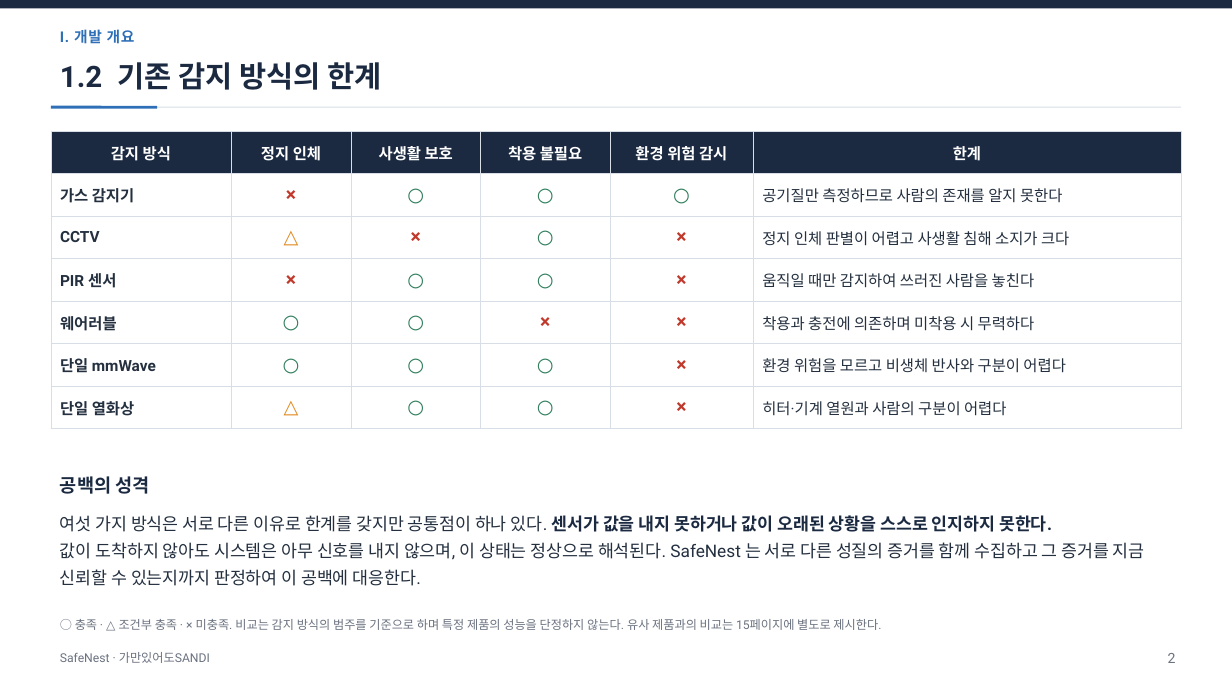
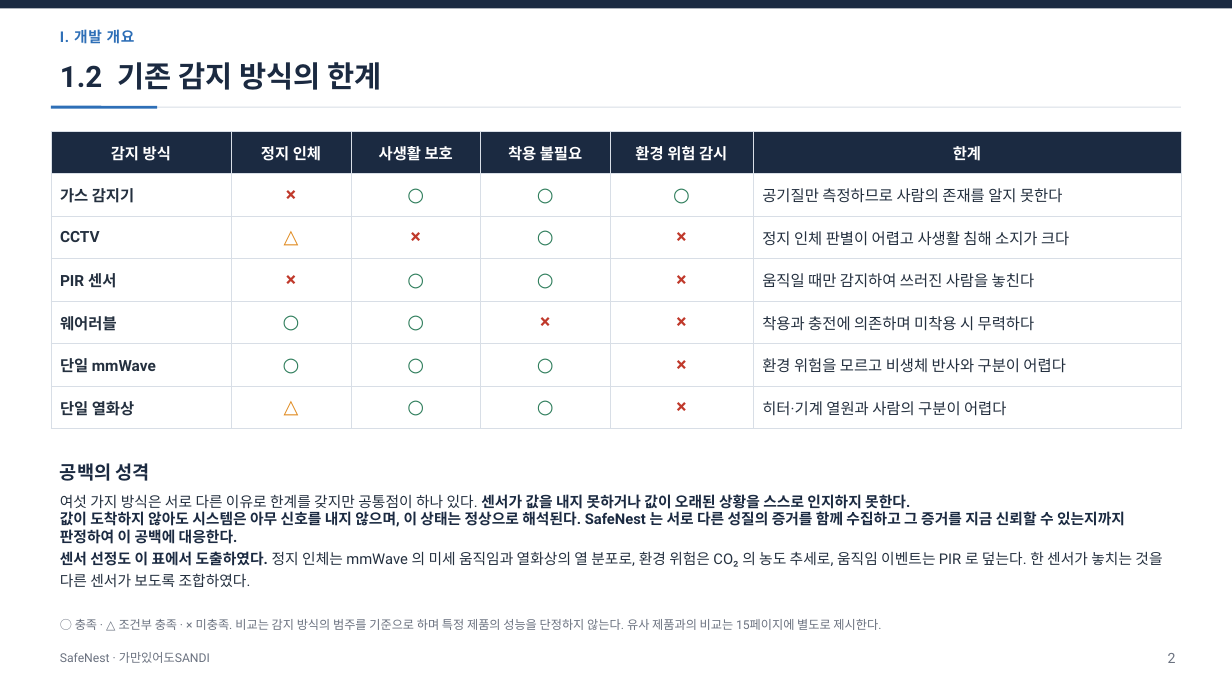
Before and after one commit to jinsu1011/safenest-embedded-competition, a slide deck: slide 3 of final-report/2026ESWContest_자유공모_가만있어도SANDI_개발완료보고서.pptx. Drawn at 1232x693 pixels with LibreOffice and Linux fonts; fonts in the diff are those of the drawing. Boxes give left, top, right and bottom in pixels: in the first picture for what was removed or moved away, otherwise in the second. Text is boxed around its words. In the diff, an @@ line names an element or a change of style, - is before the commit and + after.

```diff
--- a/final-report/2026ESWContest_자유공모_가만있어도SANDI_개발완료보고서.pptx
+++ b/final-report/2026ESWContest_자유공모_가만있어도SANDI_개발완료보고서.pptx
@@ text "공백의 성격" moved from (x1=60, y1=476, x2=150, y2=494) to (x1=60, y1=463, x2=150, y2=481) @@
@@ text at (x1=60, y1=494, x2=1162, y2=587): text changed; size 13.5 to 11.5 pt @@
-여섯 가지 방식은 서로 다른 이유로 한계를 갖지만 공통점이 하나 있다. 센서가 값을 내지 못하거나 값이 오래된 상황을 스스로 인지하지 못한다.
-값이 도착하지 않아도 시스템은 아무 신호를 내지 않으며, 이 상태는 정상으로 해석된다. SafeNest 는 서로 다른 성질의 증거를 함께 수집하고 그 증거를 지금 신뢰할 수 있는지까지 판정하여 이 공백에 대응한다.
+여섯 가지 방식은 서로 다른 이유로 한계를 갖지만 공통점이 하나 있다. 센서가 값을 내지 못하거나 값이 오래된 상황을 스스로 인지하지 못한다.
+값이 도착하지 않아도 시스템은 아무 신호를 내지 않으며, 이 상태는 정상으로 해석된다. SafeNest 는 서로 다른 성질의 증거를 함께 수집하고 그 증거를 지금 신뢰할 수 있는지까지 판정하여 이 공백에 대응한다.
+센서 선정도 이 표에서 도출하였다. 정지 인체는 mmWave 의 미세 움직임과 열화상의 열 분포로, 환경 위험은 CO₂ 의 농도 추세로, 움직임 이벤트는 PIR 로 덮는다. 한 센서가 놓치는 것을 다른 센서가 보도록 조합하였다.
```
Also in this commit, not shown: 3 other slides changed, 6 other files.
